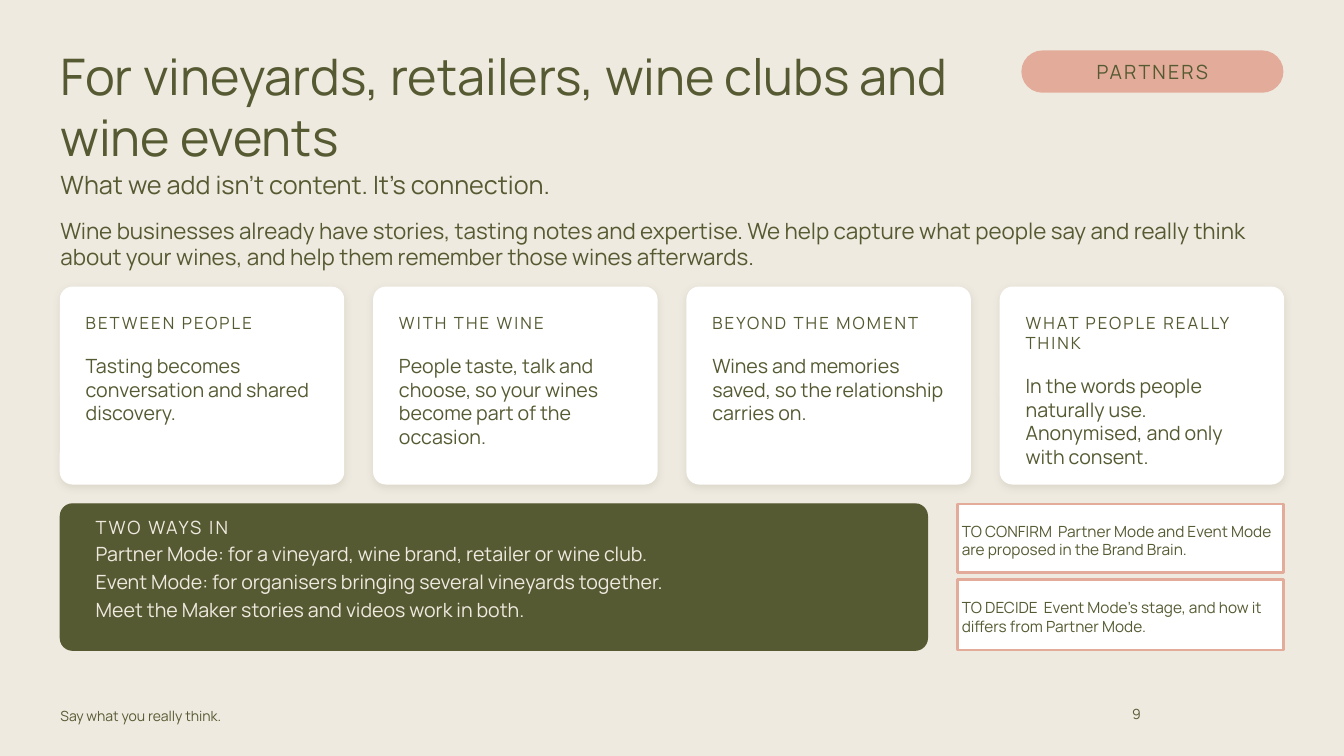
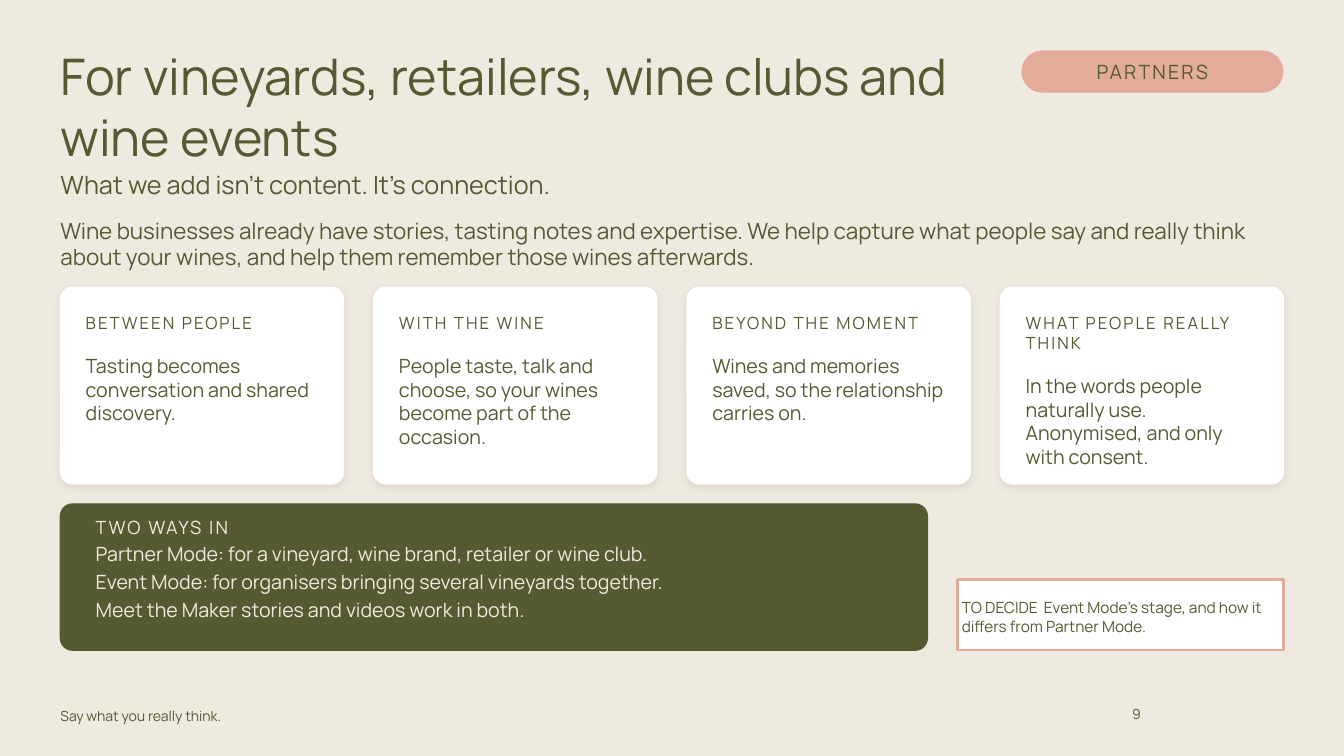
Before and after one commit to carrie147/entre-amis-brand-agent, a slide deck: slide 9 of decks/Entre Amis - core brand story - DRAFT.pptx. Drawn at 1344x756 pixels with LibreOffice and Linux fonts; fonts in the diff are those of the drawing; background and template pictures are left out. Boxes give left, top, right and bottom in pixels: in the first picture for what was removed or moved away, otherwise in the second. Text is boxed around its words. In the diff, an @@ line names an element or a change of style, - is before the commit and + after.

```diff
--- a/decks/Entre Amis - core brand story - DRAFT.pptx
+++ b/decks/Entre Amis - core brand story - DRAFT.pptx
@@ rectangle removed at bbox=[958, 504, 1284, 573] @@
-TO CONFIRM Partner Mode and Event Mode are proposed in the Brand Brain.
```
Also in this commit, not shown: 6 other slides changed, 10 other files.
